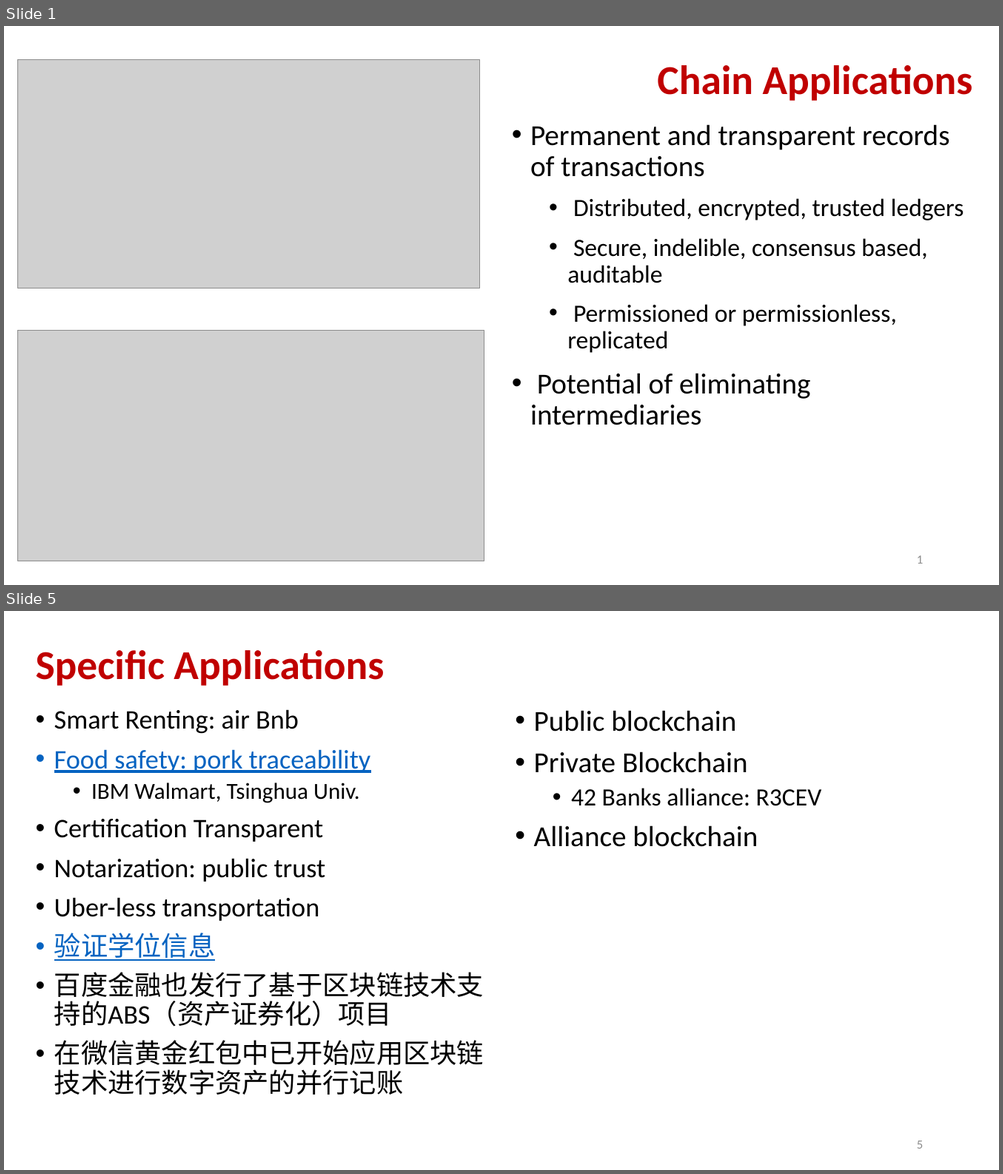
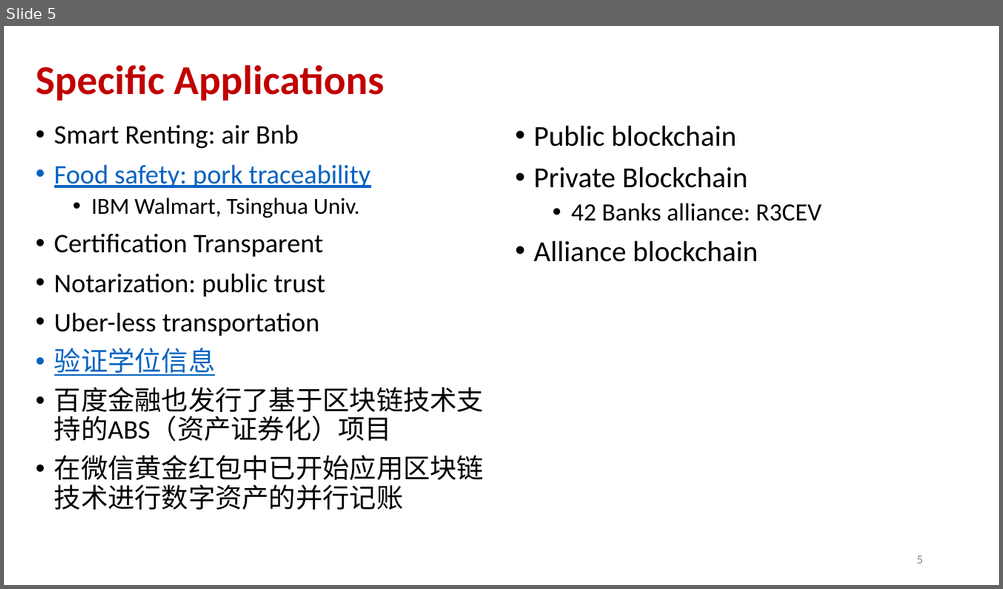
Before and after one commit to andyplusplus/blockchain, a slide deck: how_bitcoin_works/How_04_blockchain_applications.pptx. Shown one above the other, each under a label of ours: slides 1 and 5 before the commit, slide 5 after it; the slides between them are not shown. The pictures are 1003x1174 and 1003x589 pixels, drawn with LibreOffice and Linux fonts; fonts in the diff are those of the drawing; grey boxes stand for pictures. Boxes give left, top, right and bottom in pixels: in the first picture for what was removed or moved away, otherwise in the second. Text is boxed around its words. In the diff, an @@ line names an element or a change of style, - is before the commit and + after.

```diff
--- a/how_bitcoin_works/How_04_blockchain_applications.pptx
+++ b/how_bitcoin_works/How_04_blockchain_applications.pptx
@@ slide 1 removed at (4, 26, 999, 585), background #FFFFFF @@
@@ picture removed at (17, 59, 479, 289) @@
@@ title removed at (657, 65, 973, 101) @@
-Chain Applications
@@ text removed at (530, 124, 964, 426) @@
-• Permanent and transparent records of transactions
-  • Distributed, encrypted, trusted ledgers
-  • Secure, indelible, consensus based, auditable
-  • Permissioned or permissionless, replicated
-• Potential of eliminating intermediaries
@@ picture removed at (17, 330, 484, 562) @@
@@ page number removed at (916, 556, 922, 564) @@
-1
```
Also in this commit, not shown: 4 slides added, 3 other slides removed, 10 other files.
